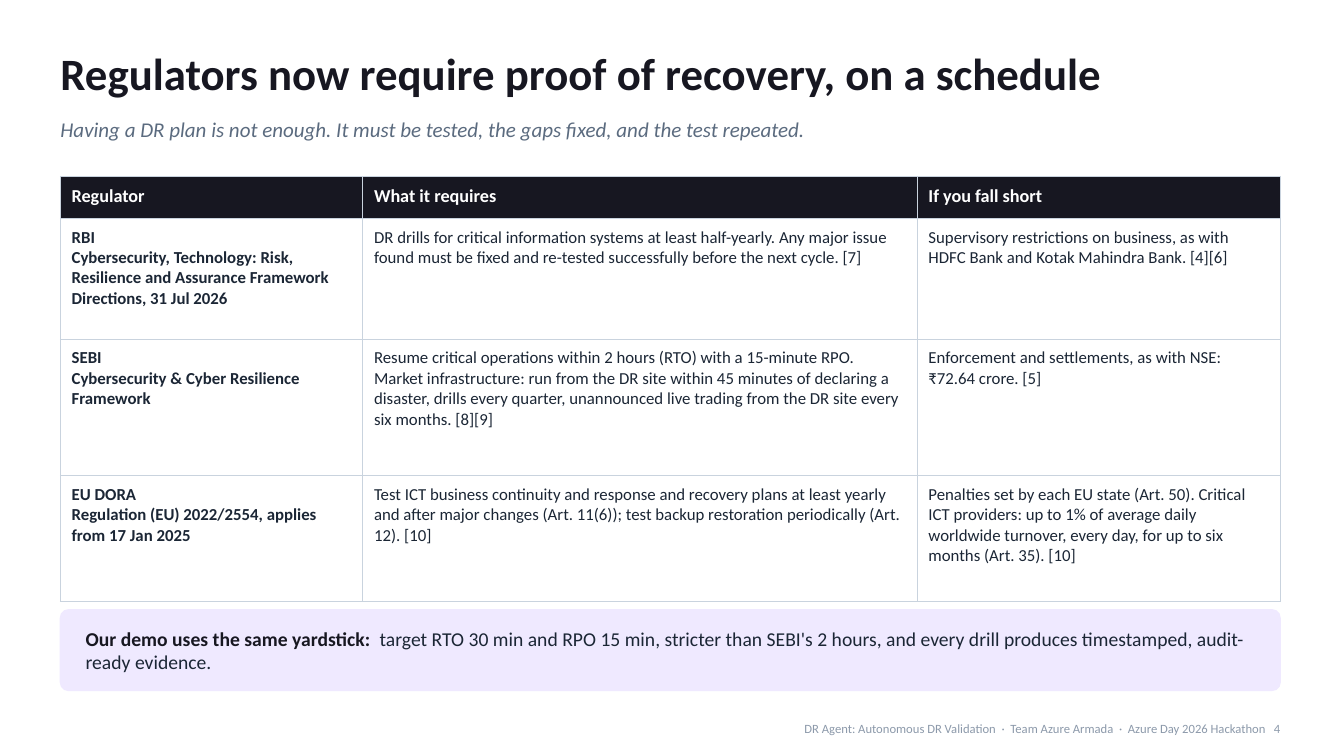
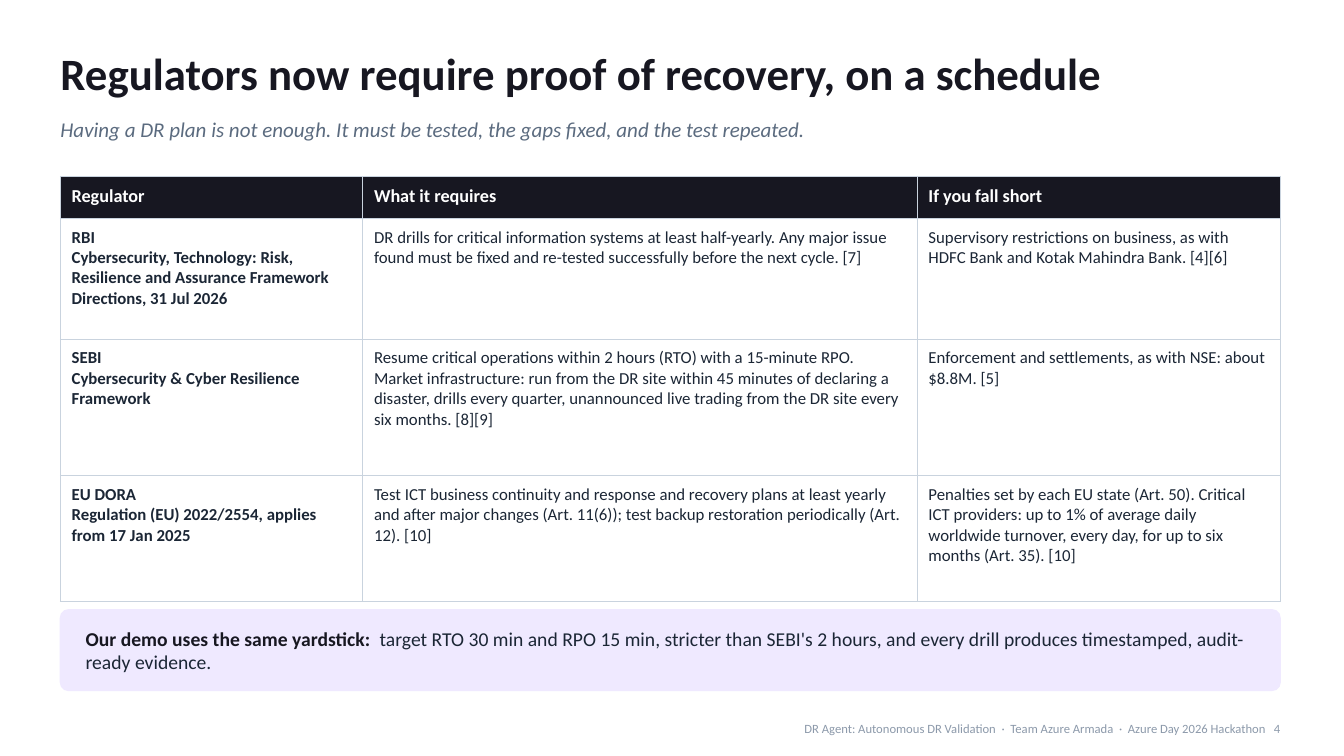
Before and after one commit to kishalr-virtusa/Azure-Armada, a slide deck: slide 4 of docs/deck/DR-Agent-Azure-Day-2026.pptx. Drawn at 1344x756 pixels with LibreOffice and Linux fonts; fonts in the diff are those of the drawing. Boxes give left, top, right and bottom in pixels: in the first picture for what was removed or moved away, otherwise in the second. Text is boxed around its words. In the diff, an @@ line names an element or a change of style, - is before the commit and + after.

```diff
--- a/docs/deck/DR-Agent-Azure-Day-2026.pptx
+++ b/docs/deck/DR-Agent-Azure-Day-2026.pptx
@@ table at bbox=[60, 176, 1280, 568] @@
-row 3, column 3: Enforcement and settlements, as with NSE: ₹72.64 crore. [5]
+row 3, column 3: Enforcement and settlements, as with NSE: about $8.8M. [5]
```
Also in this commit, not shown: 6 other slides changed, 2 other files.
